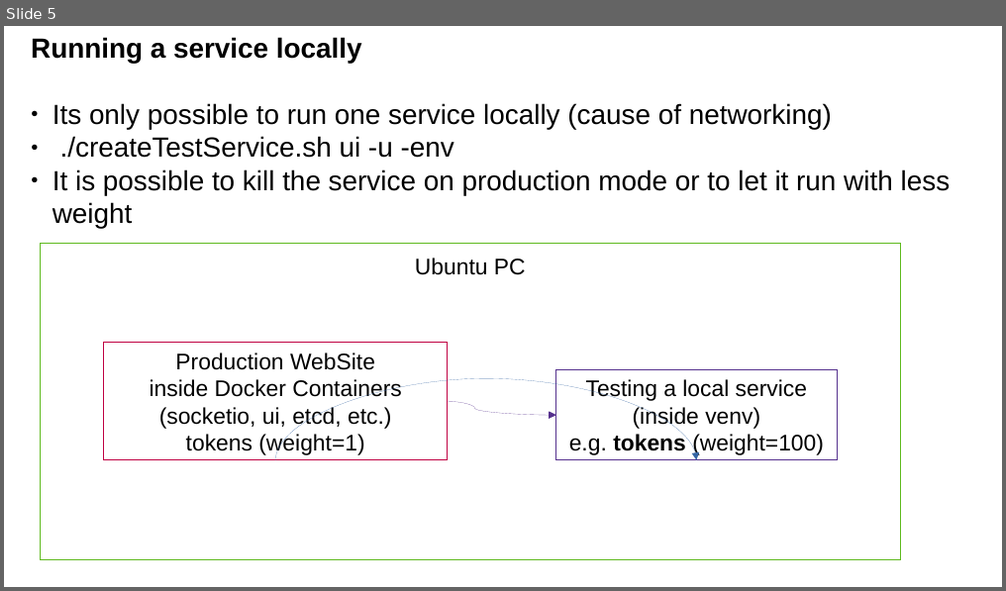
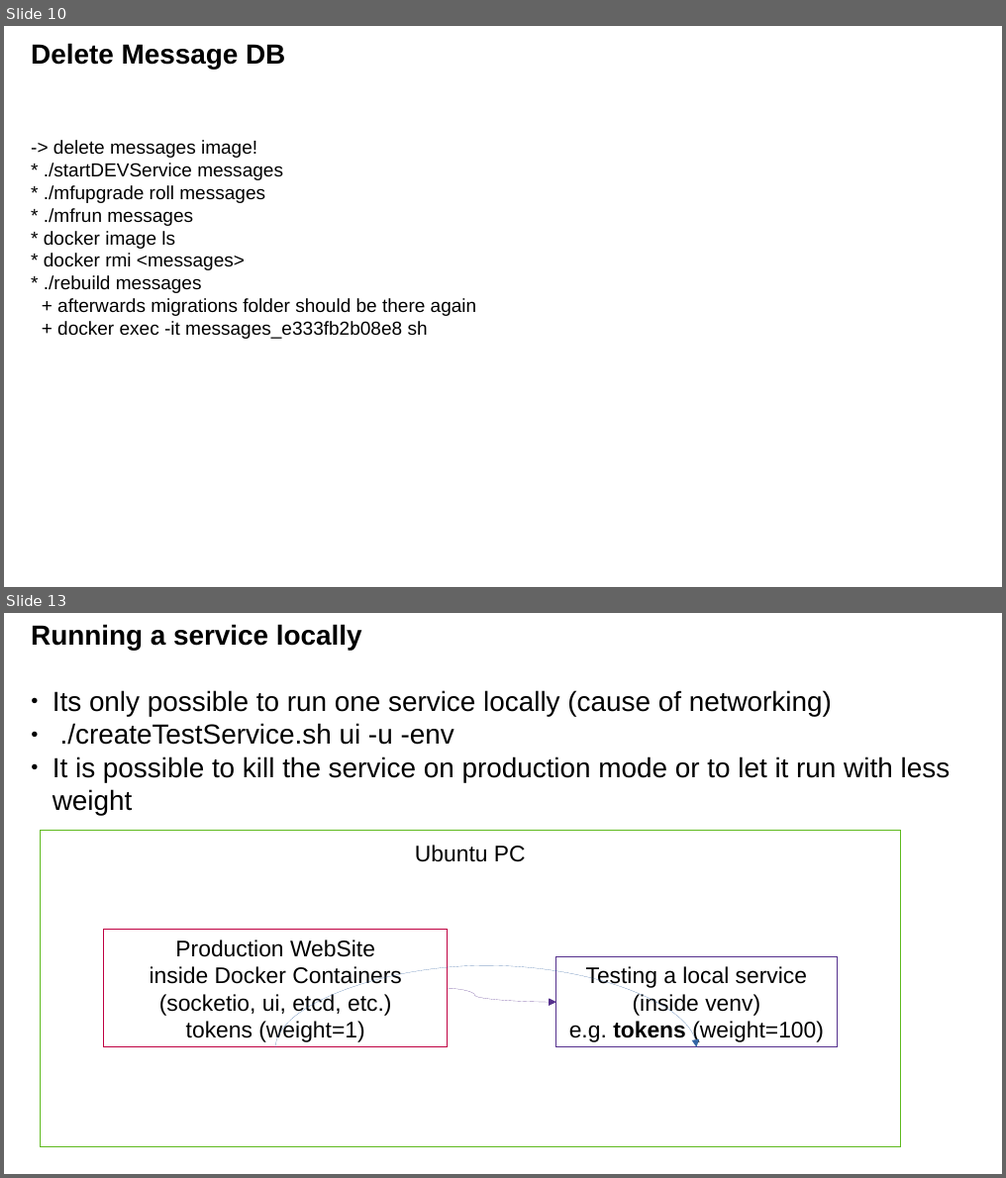
Before and after one commit to CesMak/microflack_admin, a slide deck: docu/praesi.odp. Shown one above the other, each under a label of ours: slide 5 before the commit, slides 10 and 13 after it; the slides between them are not shown. The pictures are 1006x591 and 1006x1178 pixels, drawn with LibreOffice and Linux fonts; fonts in the diff are those of the drawing. Boxes give left, top, right and bottom in pixels: in the first picture for what was removed or moved away, otherwise in the second. Text is boxed around its words. In the diff, an @@ line names an element or a change of style, - is before the commit and + after.

```diff
--- a/docu/praesi.odp
+++ b/docu/praesi.odp
@@ slide 10 added at (4, 26, 1002, 587), background #FFFFFF @@
@@ text added at (31, 43, 477, 339), 15 pt, text #000000 @@
+Delete Message DB
+-> delete messages image!
+* ./startDEVService messages
+* ./mfupgrade roll messages
+* ./mfrun messages
+* docker image ls
+* docker rmi <messages>
+* ./rebuild messages
++ afterwards migrations folder should be there again
++ docker exec -it messages_e333fb2b08e8 sh
@@ what was slide 5 is now slide 13 @@
```
Also in this commit, not shown: 3 slides changed, 8 other slides added, 1 slide removed, 8 other files.
